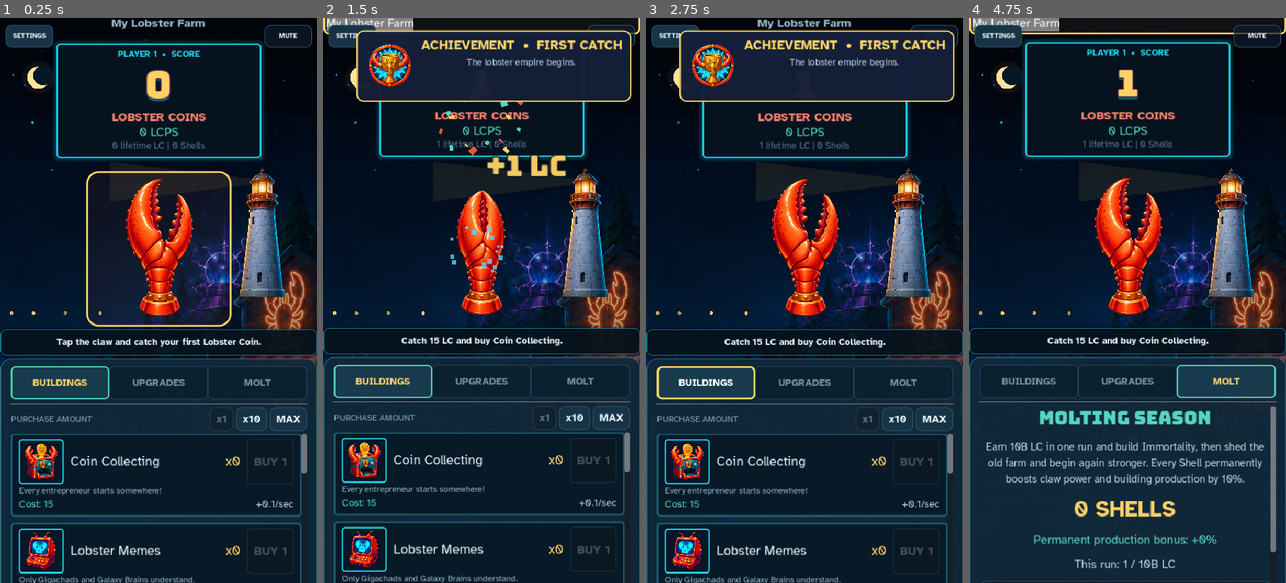
Above: before the commit, frames 1-4 (left to right).
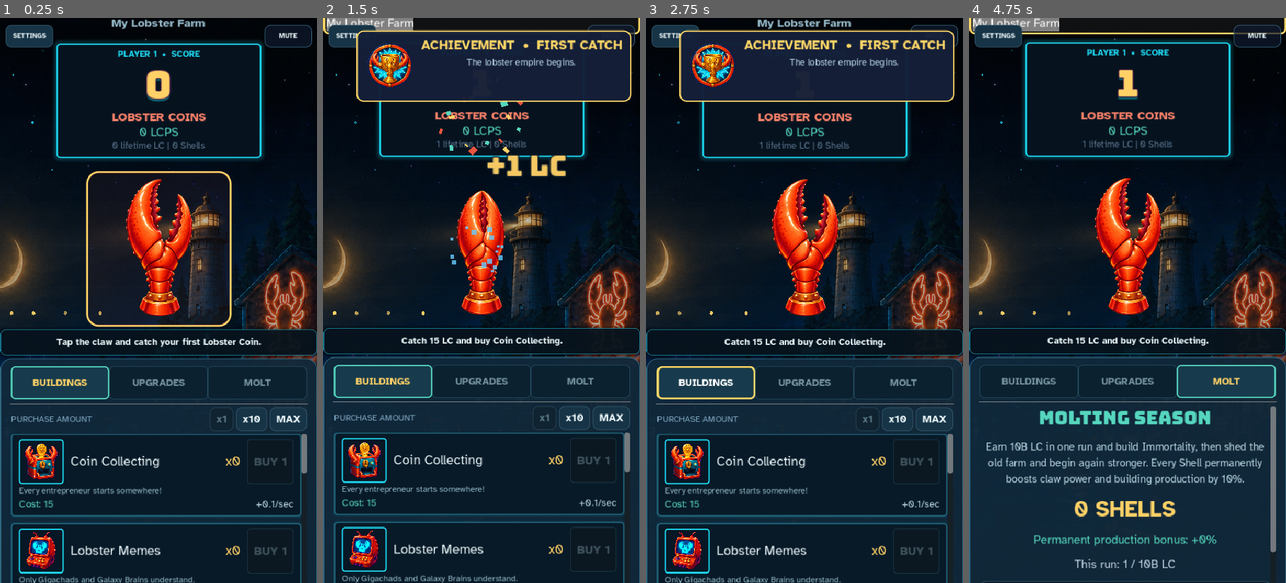
Above: after the commit, the same moments.

Repository: thecryptomasters/lobster-clicker
Game: Godot game, scene res://scenes/main.tscn
Two runs of this game, one before a commit and one after it. Both use one fixed random seed, a clock stepped at 60 frames per second and the inputs below.
Inputs (mouse positions are in pixels of both pictures, inside the frame that each line leads up to):
- Up to frame 1 (0.25 s): no input
- Up to frame 2 (1.5 s): click "My Lobster Farm" at 0.5 s; click (481, 249) at 1.25 s
- Up to frame 3 (2.75 s): click "BUILDINGS" at 2 s
- Up to frame 4 (4.75 s): click "UPGRADES" at 2.75 s; click "MOLT" at 3.5 s; click "My Lobster Farm" at 4.25 s

The runs differ from the first frame. In frame 1, 6.9% of the frame differs, in the area x 0-100%, y 3-61%; in frame 2, 7.0%; in frame 3, 6.9%; in frame 4, 7.1%, in the area x 0-99%, y 3-61%.

Commit message:
Integrate moon and lighthouse into harbor painting

Diff:
--- a/scenes/harbor_backdrop.gd
+++ b/scenes/harbor_backdrop.gd
@@ -1,7 +1,6 @@
 extends Control
 
 const HARBOR_PAINTING := preload("res://assets/art/environment/harbor_environment_clean.png")
-const LIGHTHOUSE_PAINTING := preload("res://assets/art/environment/lighthouse.png")
 
 const SKY := Color("#071725")
 const GOLD := Color("#ffd166")
@@ -31,7 +30,6 @@
 	# waterfront businesses, reflections, dock clutter, and neon skyline.
 	draw_rect(Rect2(Vector2.ZERO, size), SKY)
 	_draw_painted_diorama(size)
-	_draw_feature_landmarks(size)
 	var horizon_y := size.y * 0.55
 	for band_index in range(5):
 		var band_height := size.y * 0.075
@@ -96,31 +94,6 @@
 	# A navy glaze keeps labels and the bright hero silhouette readable while
 	# preserving the painting's coral, cyan, violet, and warm-window detail.
 	draw_rect(destination, Color("#04111d", 0.24))
-
-func _draw_feature_landmarks(size: Vector2) -> void:
-	# These two focal points are separate from the wide painting so responsive
-	# crops can never hide them behind the scoreboard or the clickable claw.
-	var stage_width := size.x if size.x < 700.0 else size.x * 0.455
-	var moon_radius := clampf(stage_width * 0.035, 14.0, 28.0)
-	var moon_center := Vector2(stage_width * 0.12, maxf(moon_radius + 18.0, size.y * 0.105))
-	draw_circle(moon_center, moon_radius * 1.45, Color(GOLD, 0.055))
-	draw_circle(moon_center, moon_radius, Color("#ffe39a"))
-	draw_circle(moon_center + Vector2(moon_radius * 0.42, -moon_radius * 0.18), moon_radius * 0.88, Color("#061725"))
-
-	var lighthouse_height := clampf(size.y * (0.26 if size.x < 700.0 else 0.38), 160.0, 420.0)
-	var lighthouse_width := lighthouse_height * LIGHTHOUSE_PAINTING.get_width() / LIGHTHOUSE_PAINTING.get_height()
-	var lighthouse_left := stage_width - lighthouse_width - maxf(16.0, stage_width * 0.035)
-	var lighthouse_top := size.y * (0.25 if size.x < 700.0 else 0.39)
-	var lantern := Vector2(lighthouse_left + lighthouse_width * 0.5, lighthouse_top + lighthouse_height * 0.15)
-	var beam_length := minf(stage_width * 0.48, lantern.x - 8.0)
-	draw_colored_polygon(PackedVector2Array([
-		lantern + Vector2(-lighthouse_width * 0.08, -4.0),
-		lantern + Vector2(-beam_length, -size.y * 0.035),
-		lantern + Vector2(-beam_length, size.y * 0.035),
-		lantern + Vector2(-lighthouse_width * 0.08, 4.0),
-	]), Color(GOLD, 0.085))
-	draw_texture_rect(LIGHTHOUSE_PAINTING, Rect2(lighthouse_left, lighthouse_top, lighthouse_width, lighthouse_height), false)
-
 func get_active_landmark_count() -> int:
 	# Retained as the progression-facing count used by milestone QA. The painted
 	# diorama now carries the visual world; old flat landmark drawings were
Binary file changed: assets/art/environment/harbor_environment_clean.png
Not shown, changed: export/index.html
Not shown, changed: export/index.pck
